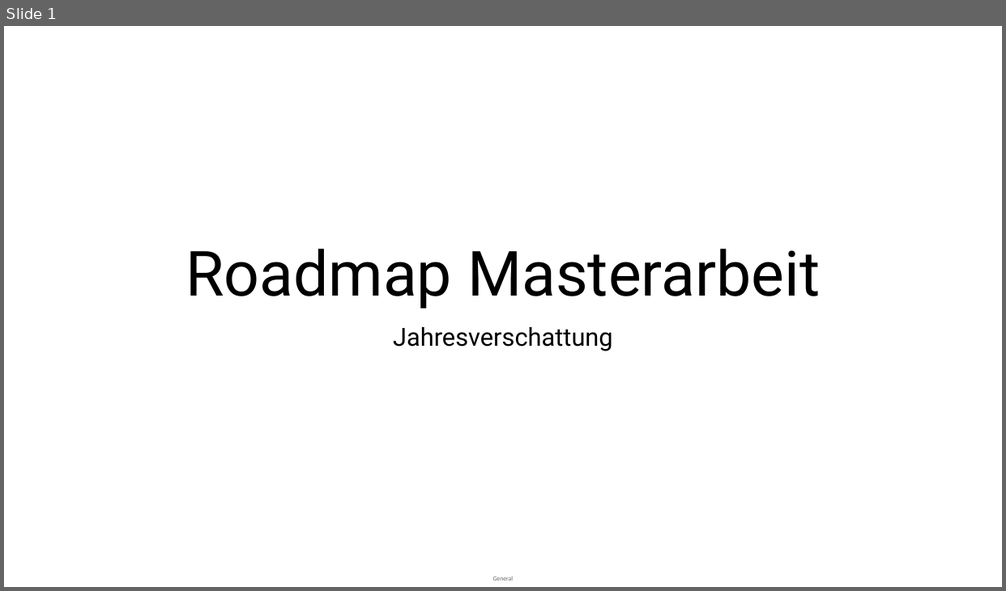
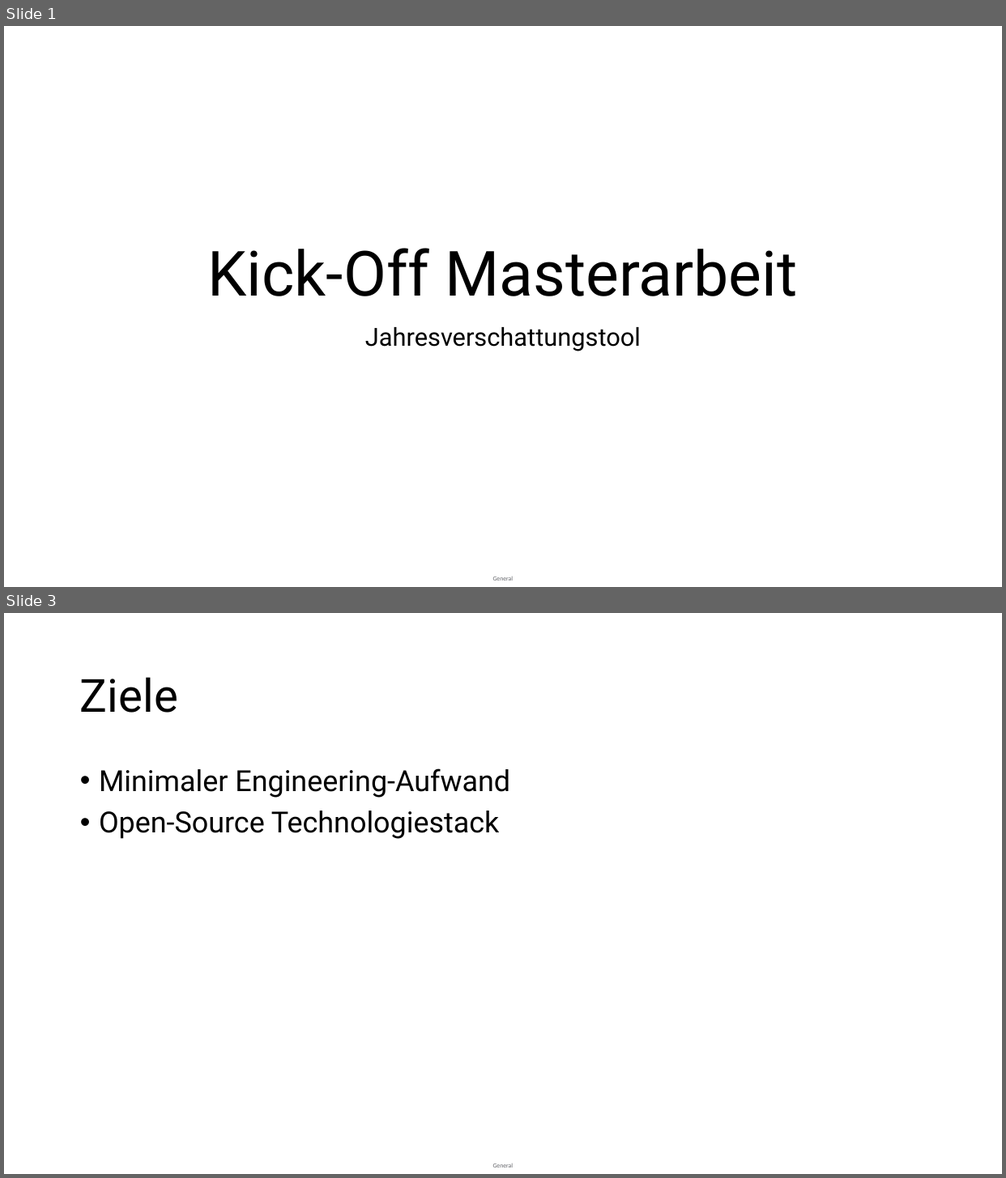
Before and after one commit to nike300/master-thesis, a slide deck: Roadmap Masterarbeit.pptx. Shown one above the other, each under a label of ours: slide 1 before the commit, slides 1 and 3 after it; the slides between them are not shown. The pictures are 1006x591 and 1006x1178 pixels, drawn with LibreOffice and Linux fonts; fonts in the diff are those of the drawing. Boxes give left, top, right and bottom in pixels: in the first picture for what was removed or moved away, otherwise in the second. Text is boxed around its words. In the diff, an @@ line names an element or a change of style, - is before the commit and + after.

```diff
--- a/Roadmap Masterarbeit.pptx
+++ b/Roadmap Masterarbeit.pptx
@@ slide 3 added at (4, 613, 1002, 1174), background #FFFFFF; not listed: 1 template element that a slide beside it also shows @@
@@ title added at (80, 677, 178, 713), 44 pt, text #000000 @@
+Ziele
@@ text added at (99, 769, 510, 839), 28 pt, text #000000 @@
+• Minimaler Engineering-Aufwand
+• Open-Source Technologiestack
@@ slide 1 changed as well @@
@@ title at (208, 248, 798, 297): text changed @@
-Roadmap Masterarbeit
+Kick-Off Masterarbeit
@@ subtitle at (365, 327, 641, 352): text changed @@
-Jahresverschattung
+Jahresverschattungstool
```
Also in this commit, not shown: 1 other slide changed, 3 other slides added, 1 slide removed, 1 other file.
